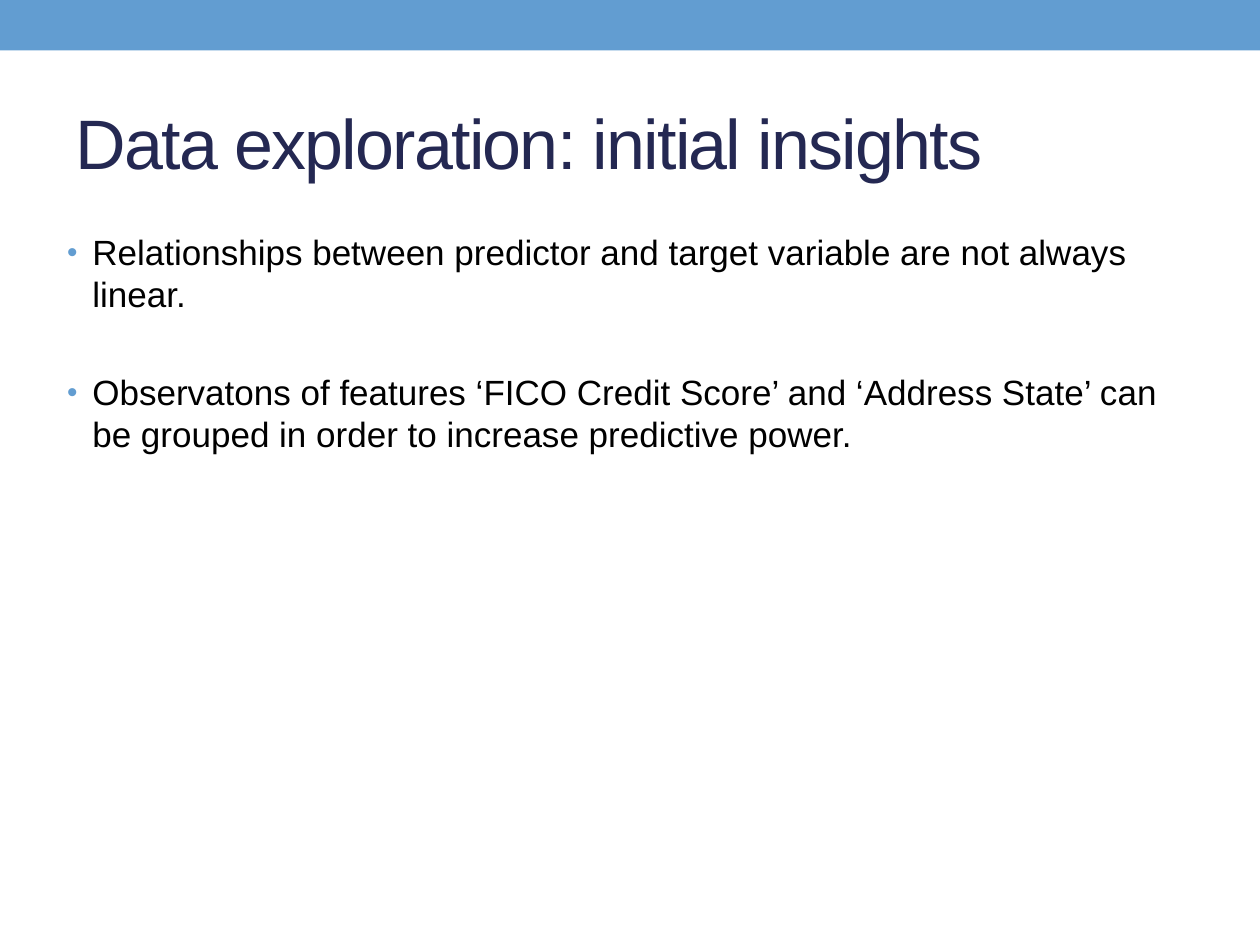
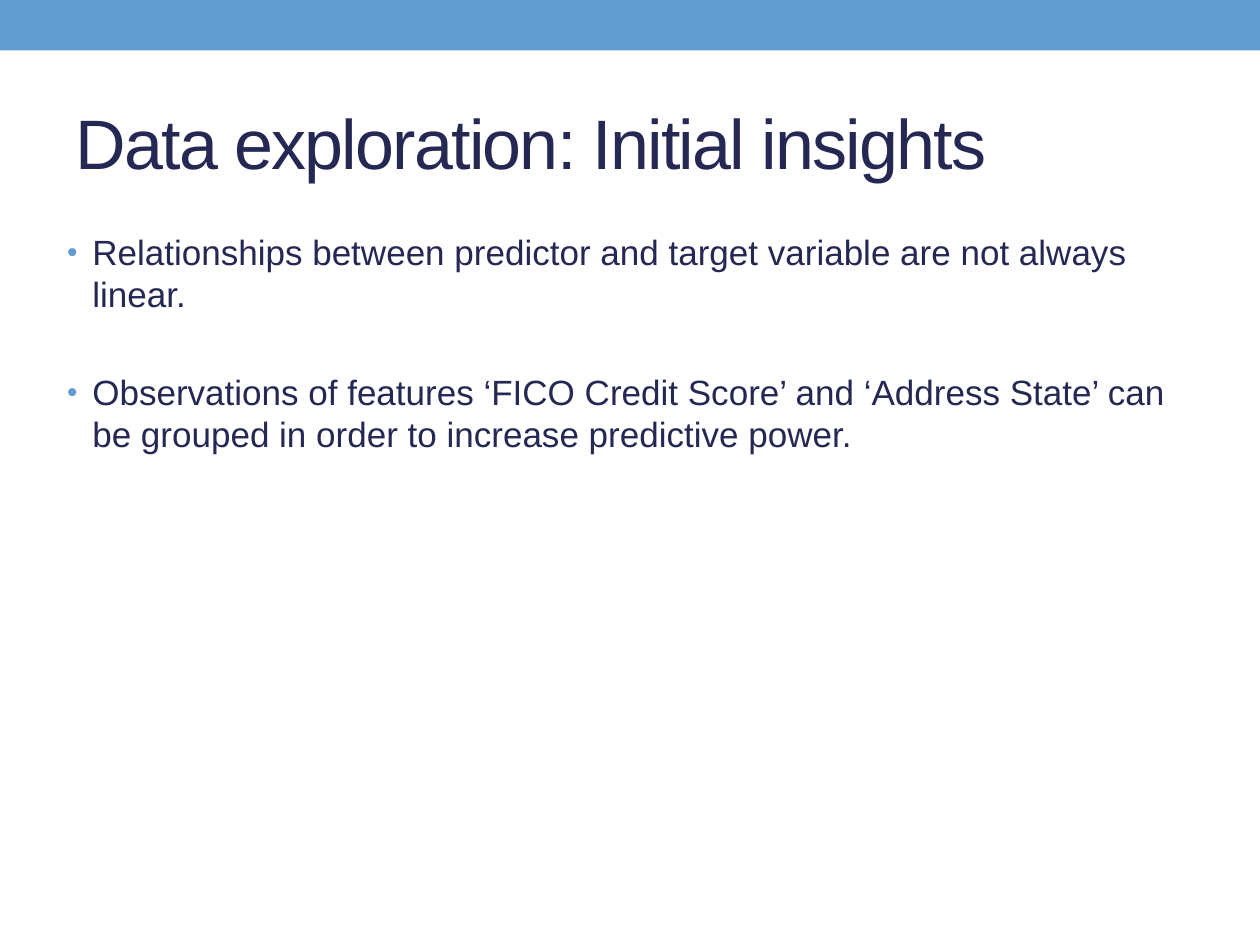
Before and after one commit to Son17/Data-Science-Projects, a slide deck: slide 12 of LG presentation.pptx. Drawn at 1260x945 pixels with LibreOffice and Linux fonts; fonts in the diff are those of the drawing. Boxes give left, top, right and bottom in pixels: in the first picture for what was removed or moved away, otherwise in the second. Text is boxed around its words. In the diff, an @@ line names an element or a change of style, - is before the commit and + after.

```diff
--- a/LG presentation.pptx
+++ b/LG presentation.pptx
@@ title at box(76, 118, 986, 182): text changed @@
-Data exploration: initial insights
+Data exploration: Initial insights
@@ text at box(92, 239, 1126, 308): text colour #000000 to #242852 in "Relationships between predictor and target variable are ..." @@
@@ text at box(92, 379, 1164, 454): text changed; text colour #000000 to #242852 @@
-• Observatons of features ‘FICO Credit Score’ and ‘Address State’ can be grouped in order to increase predictive power.
+• Observations of features ‘FICO Credit Score’ and ‘Address State’ can be grouped in order to increase predictive power.
```
Also in this commit, not shown: 28 other slides changed, 3 slides removed, 2 other files.
